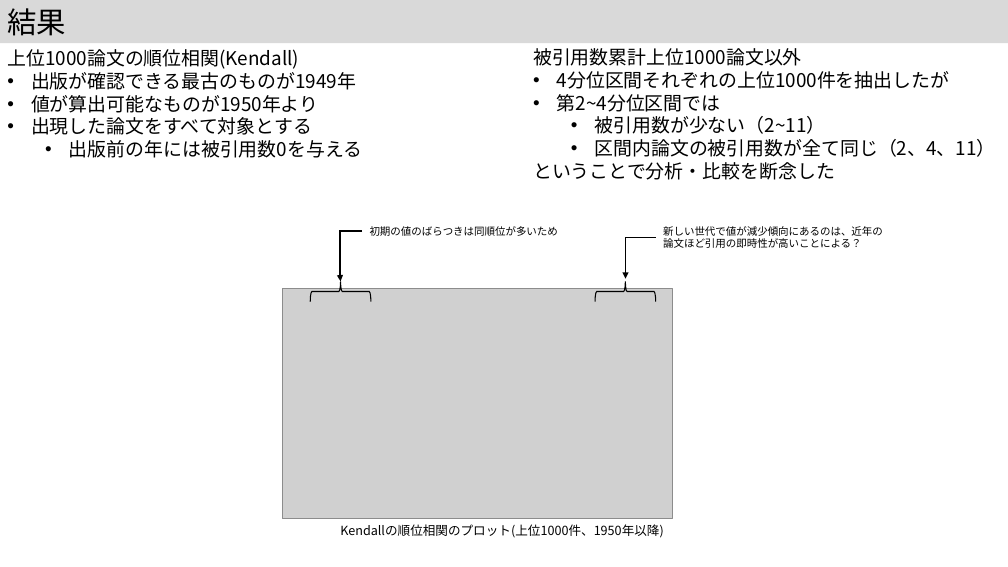
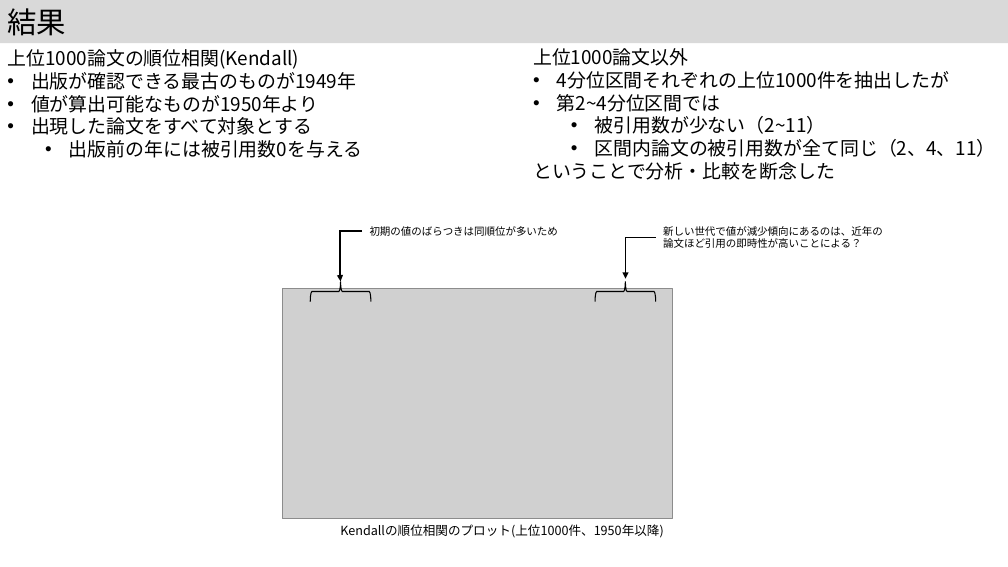
Before and after one commit to kouamano/pubmed-analysis, a slide deck: slide 6 of 202312/MIS41.pptx. Drawn at 1008x567 pixels with LibreOffice and Linux fonts; fonts in the diff are those of the drawing; grey boxes stand for pictures. Boxes give left, top, right and bottom in pixels: in the first picture for what was removed or moved away, otherwise in the second. Text is boxed around its words. In the diff, an @@ line names an element or a change of style, - is before the commit and + after.

Commit message:
rev

```diff
--- a/202312/MIS41.pptx
+++ b/202312/MIS41.pptx
@@ text at [533,48,688,66]: text changed @@
-被引用数累計上位1000論文以外
+上位1000論文以外
```
